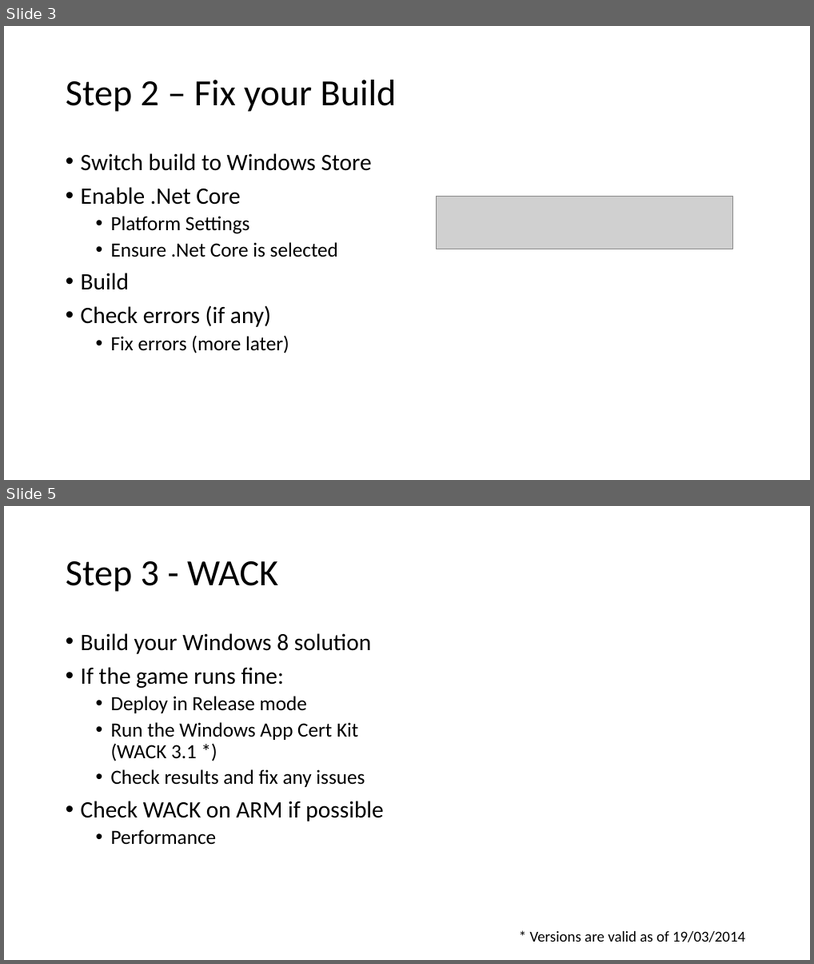
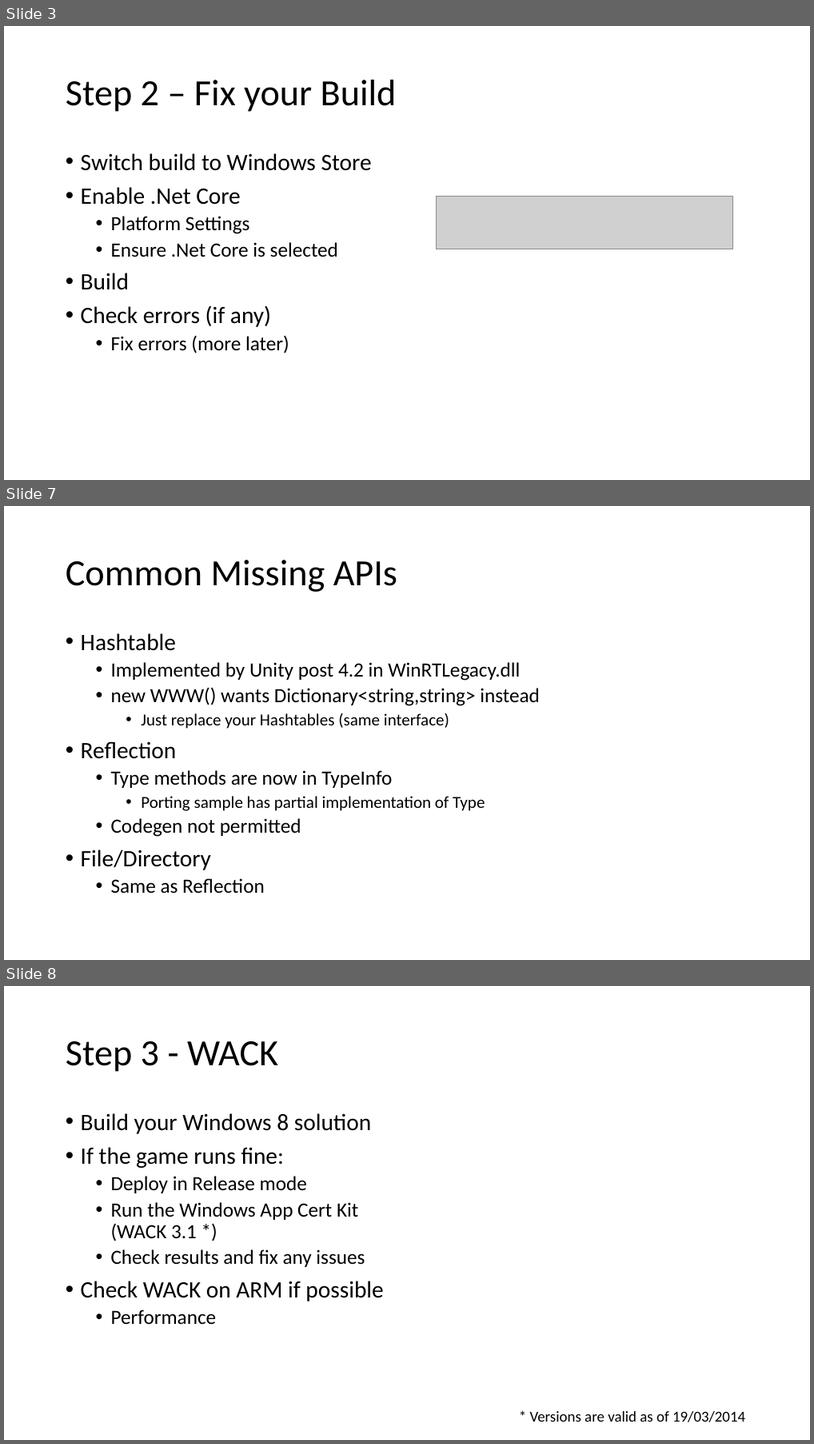
Before and after one commit to quandtm/UnityWin8Porting, a slide deck: PortingUnity_Win8.pptx. Shown one above the other, each under a label of ours: slides 3 and 5 before the commit, slides 3, 7 and 8 after it; the slides between them are not shown. The pictures are 814x964 and 814x1444 pixels, drawn with LibreOffice and Linux fonts; fonts in the diff are those of the drawing; grey boxes stand for pictures. Boxes give left, top, right and bottom in pixels: in the first picture for what was removed or moved away, otherwise in the second. Text is boxed around its words. In the diff, an @@ line names an element or a change of style, - is before the commit and + after.

```diff
--- a/PortingUnity_Win8.pptx
+++ b/PortingUnity_Win8.pptx
@@ slide 7 added at (4,506,810,960), background #FFFFFF @@
@@ title added at (66,560,398,592), 44 pt, text #000000 @@
+Common Missing APIs
@@ text added at (81,633,540,893), 24 pt, text #000000 @@
+• Hashtable
+  • Implemented by Unity post 4.2 in WinRTLegacy.dll
+  • new WWW() wants Dictionary<string,string> instead
+    • Just replace your Hashtables (same interface)
+• Reflection
+  • Type methods are now in TypeInfo
+    • Porting sample has partial implementation of Type
+  • Codegen not permitted
+• File/Directory
+  • Same as Reflection
@@ what was slide 5 is now slide 8 @@
```
Also in this commit, not shown: 3 slides changed, 3 other slides added.
